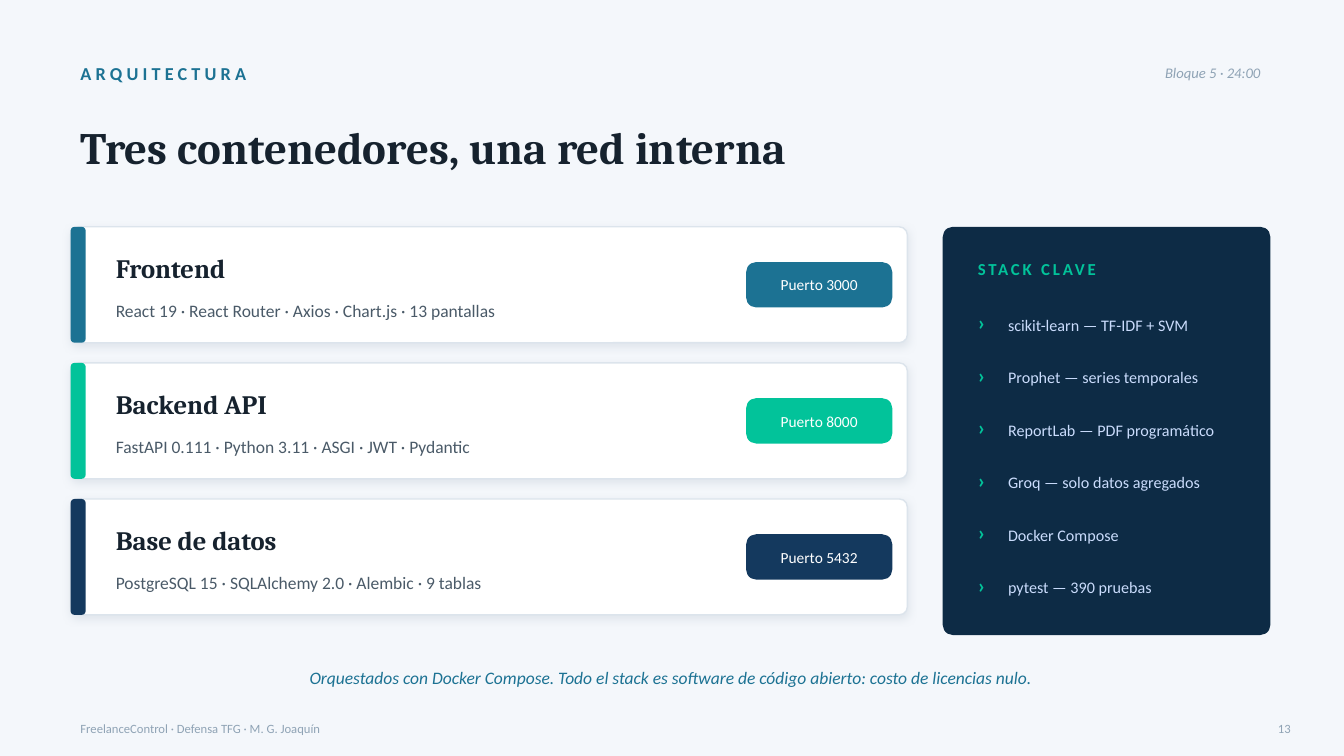
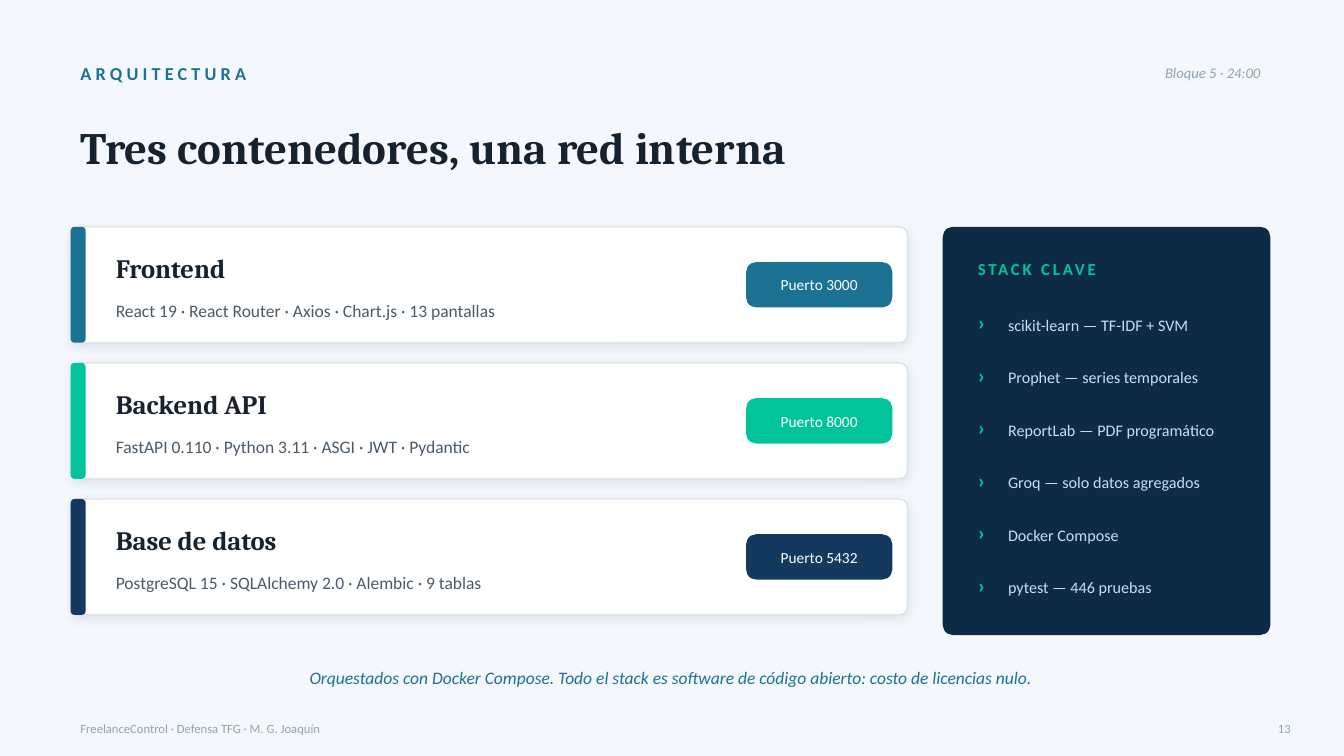
Before and after one commit to marcosjoaquin19/tfg-gestion-financiera-freelancers, a slide deck: slide 13 of defensa_final/slides/FreelanceControl_Defensa_Final.pptx. Drawn at 1344x756 pixels with LibreOffice and Linux fonts; fonts in the diff are those of the drawing. Boxes give left, top, right and bottom in pixels: in the first picture for what was removed or moved away, otherwise in the second. Text is boxed around its words. In the diff, an @@ line names an element or a change of style, - is before the commit and + after.

```diff
--- a/defensa_final/slides/FreelanceControl_Defensa_Final.pptx
+++ b/defensa_final/slides/FreelanceControl_Defensa_Final.pptx
@@ text at <box>116,441,470,456</box>: text changed @@
-FastAPI 0.111 · Python 3.11 · ASGI · JWT · Pydantic
+FastAPI 0.110 · Python 3.11 · ASGI · JWT · Pydantic
@@ text at <box>1008,582,1152,596</box>: text changed @@
-pytest — 390 pruebas
+pytest — 446 pruebas
```
Also in this commit, not shown: 15 other slides changed, 1 slide added, 1 slide removed, 4 other files.
